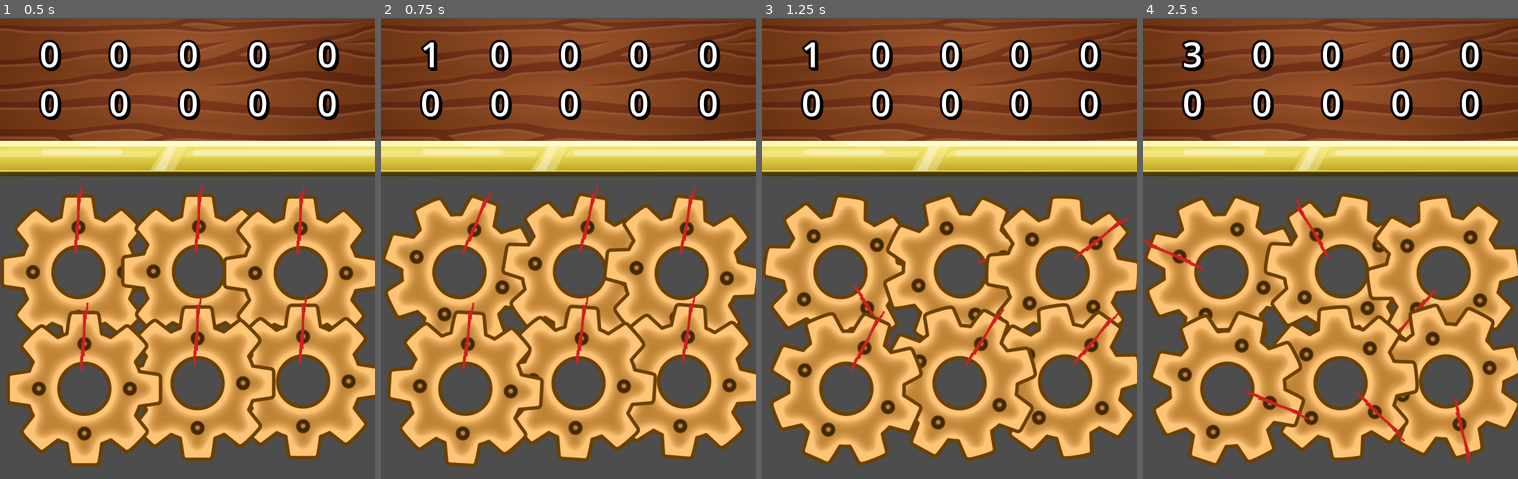
Above: before the commit, frames 1-4 (left to right).
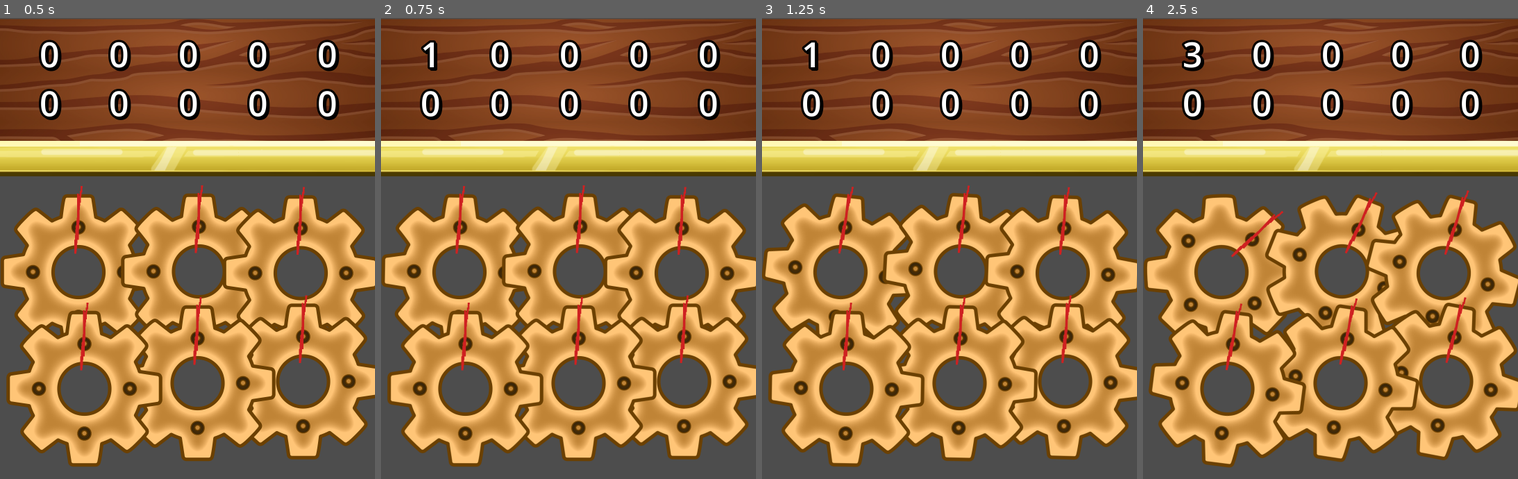
Above: after the commit, the same moments.

Repository: IIS-Mobile/PGiAnUP_zima_2024_stacjonarne_Catblast_Studio
Game: Godot game, scene res://scenes/main.tscn
Two runs of this game, one before a commit and one after it. Both use one fixed random seed, a clock stepped at 60 frames per second and the inputs below.
Inputs (mouse positions are in pixels of both pictures, inside the frame that each line leads up to):
- Up to frame 1 (0.5 s): no input
- Up to frame 2 (0.75 s): tap Enter at 0.5 s; move the mouse to (651, 266) at 0.52 s; click (651, 266) at 0.67 s
- Up to frame 3 (1.25 s): no input
- Up to frame 4 (2.5 s): move the mouse to (1255, 322) at 1.27 s; click (1255, 322) at 1.42 s; move the mouse to (1368, 174) at 2.02 s; click (1368, 174) at 2.17 s

Frame 1 is identical in both runs. In frame 2, 16% of the frame differs, in the area x 0-100%, y 36-98%; in frame 3, 20%; in frame 4, 25%, in the area x 0-100%, y 37-98%.

Commit message:
sound test

Diff:
--- a/scenes/gear.gd
+++ b/scenes/gear.gd
@@ -10,9 +10,11 @@
 	count += 1
 
 func _physics_process(_delta: float) -> void:
-	var deg = rotation_degrees + (speed / (2 * (index + 1)))
+	var deg = rotation_degrees + (speed * speed * 50.0 / (2 * (index + 1)))
 	if deg >= 360:
 		deg -= 360
 		print("Rotation ", rots, " on gear ", index)
+		if index==0:
+			$Sound.play()
 		rots += 1
 	rotation_degrees = deg
--- a/scenes/gear.tscn
+++ b/scenes/gear.tscn
@@ -1,10 +1,14 @@
-[gd_scene load_steps=3 format=3 uid="uid://bcbj4s4uvld53"]
+[gd_scene load_steps=4 format=3 uid="uid://bcbj4s4uvld53"]
 
 [ext_resource type="Script" path="res://scenes/gear.gd" id="1_q1hg2"]
 [ext_resource type="Texture2D" uid="uid://cgwxhey1rcadd" path="res://assets/art/gears/placeholder_gear3.png" id="2_lfsoe"]
+[ext_resource type="AudioStream" uid="uid://d4cnxegiuvf44" path="res://assets/audio/tick.wav" id="3_dt0s6"]
 
 [node name="Gear" type="Node2D"]
 script = ExtResource("1_q1hg2")
 
 [node name="Sprite" type="Sprite2D" parent="."]
 texture = ExtResource("2_lfsoe")
+
+[node name="Sound" type="AudioStreamPlayer" parent="."]
+stream = ExtResource("3_dt0s6")
--- a/scenes/main.gd
+++ b/scenes/main.gd
@@ -1,4 +1,5 @@
 extends Node2D
+class_name main
 
 @onready var counter = get_node("UI/Labels/Label_resource1")
 
@@ -8,7 +9,7 @@
 func _input(event: InputEvent) -> void:
 	if event is InputEventMouseButton and event.pressed:
 		counter.text = str(int(counter.text)+1)
-		gear.speed = min(gear.speed + 10, 50)
+		gear.speed = min(gear.speed + 0.1, 1.0)
 
 func _physics_process(_delta: float) -> void:
 	gear.speed = max(gear.speed * 0.99, 0)
Not shown, added: assets/audio/tick.wav.import
Not shown, added: assets/audio/tick.wav
